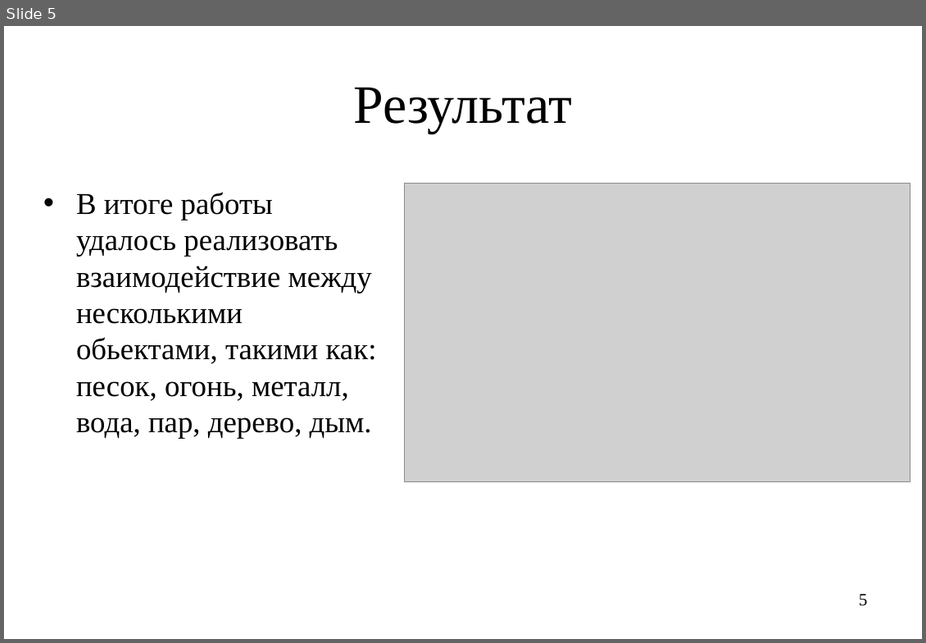
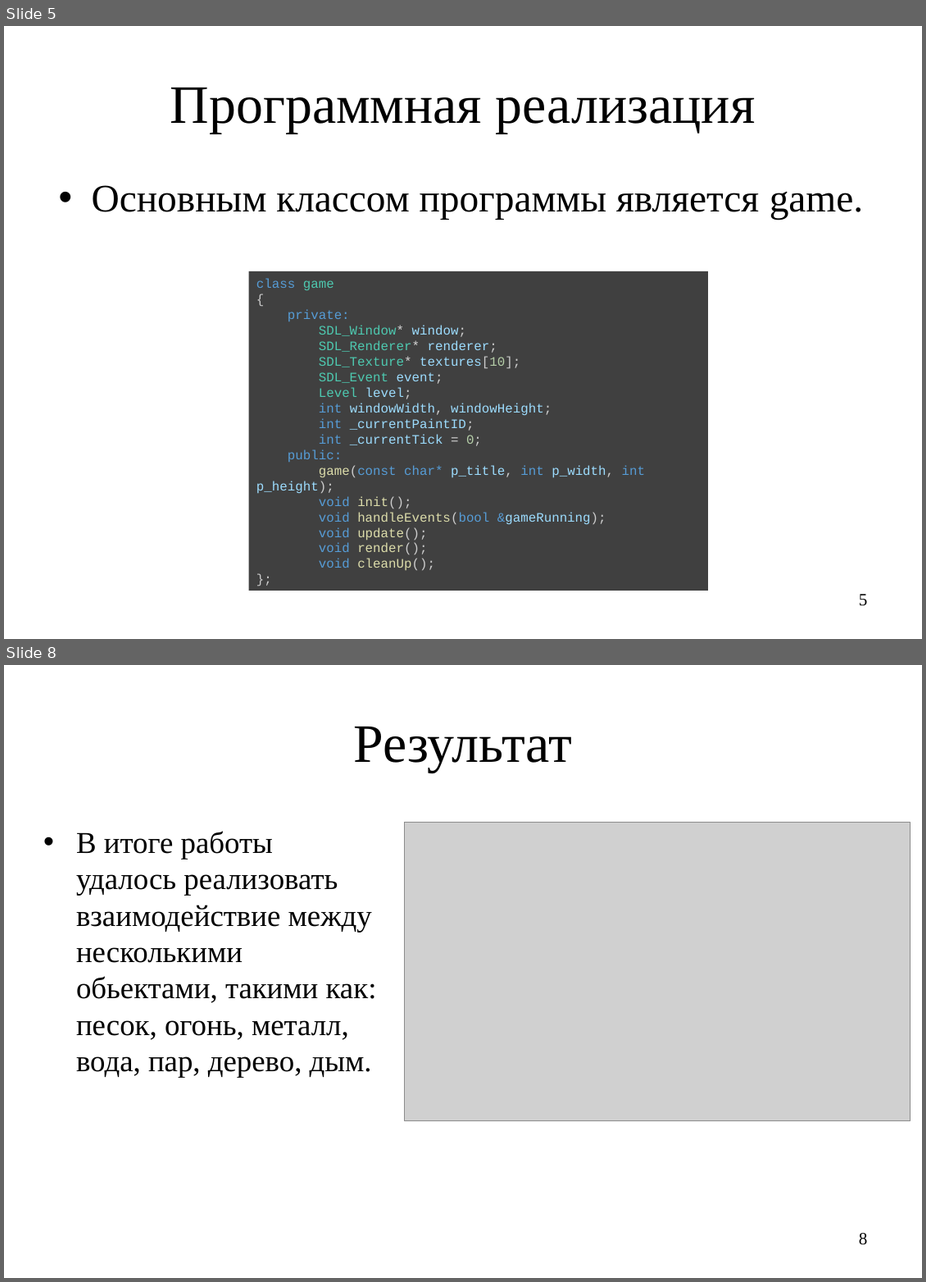
Before and after one commit to molo4kaPlus/praktika_digital_kafedra, a slide deck: doc/Презентация (1).ppt. Shown one above the other, each under a label of ours: slide 5 before the commit, slides 5 and 8 after it; the slides between them are not shown. The pictures are 926x643 and 926x1282 pixels, drawn with LibreOffice and Linux fonts; fonts in the diff are those of the drawing; grey boxes stand for pictures. Boxes give left, top, right and bottom in pixels: in the first picture for what was removed or moved away, otherwise in the second. Text is boxed around its words. In the diff, an @@ line names an element or a change of style, - is before the commit and + after.

```diff
--- a/doc/Презентация (1).ppt
+++ b/doc/Презентация (1).ppt
@@ slide 5 added at <box>4,26,922,639</box>, background #FFFFFF @@
@@ title added at <box>170,87,756,133</box>, 50 pt, text #000000 @@
+Программная реализация
@@ text added at <box>92,185,864,220</box>, 36 pt, text #000000 @@
+• Основным классом программы является game.
@@ rectangle added at <box>249,271,708,590</box>, fill #404040, 12 pt, text #9CDCFE @@
+class game
+{
+private:
+SDL_Window* window;
+SDL_Renderer* renderer;
+SDL_Texture* textures[10];
+SDL_Event event;
+Level level;
+int windowWidth, windowHeight;
+int _currentPaintID;
+int _currentTick = 0;
+public:
+game(const char* p_title, int p_width, int p_height);
+void init();
+void handleEvents(bool &gameRunning);
+void update();
+void render();
+void cleanUp();
+};
@@ page number added at <box>859,593,868,606</box>, 16 pt, text #000000 @@
+5
@@ what was slide 5 is now slide 8 @@
@@ page number at <box>859,1232,868,1245</box>: text changed @@
-5
+8
```
Also in this commit, not shown: 2 slides changed, 2 other slides added, 6 other files.
